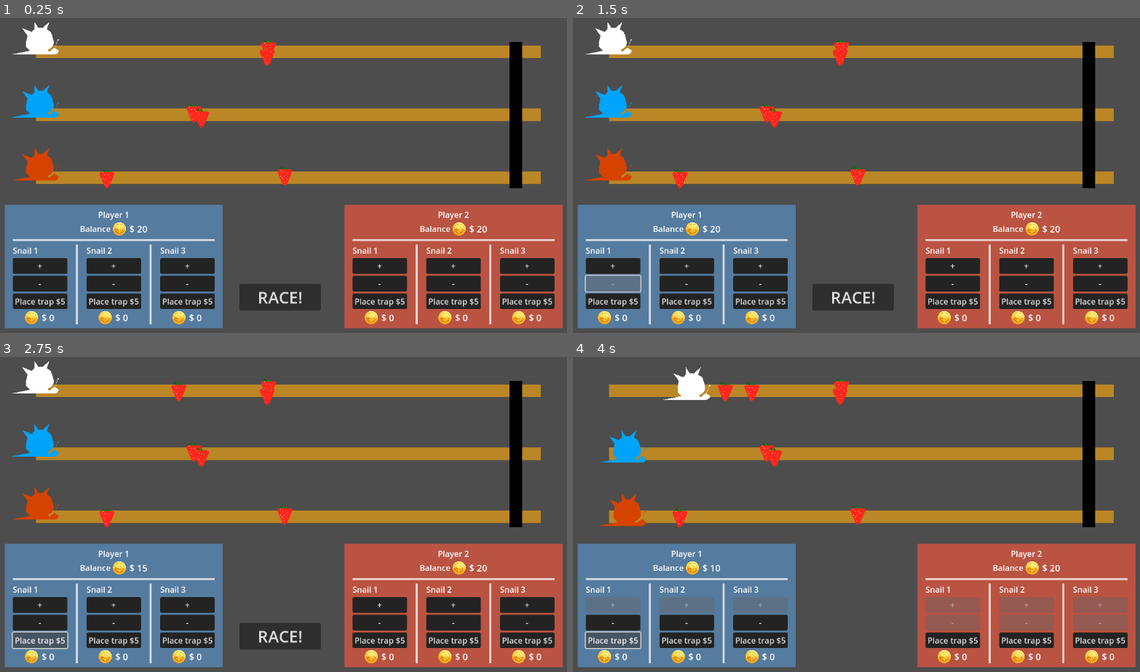
Above: before the commit, frames 1-4 (two rows, left to right).
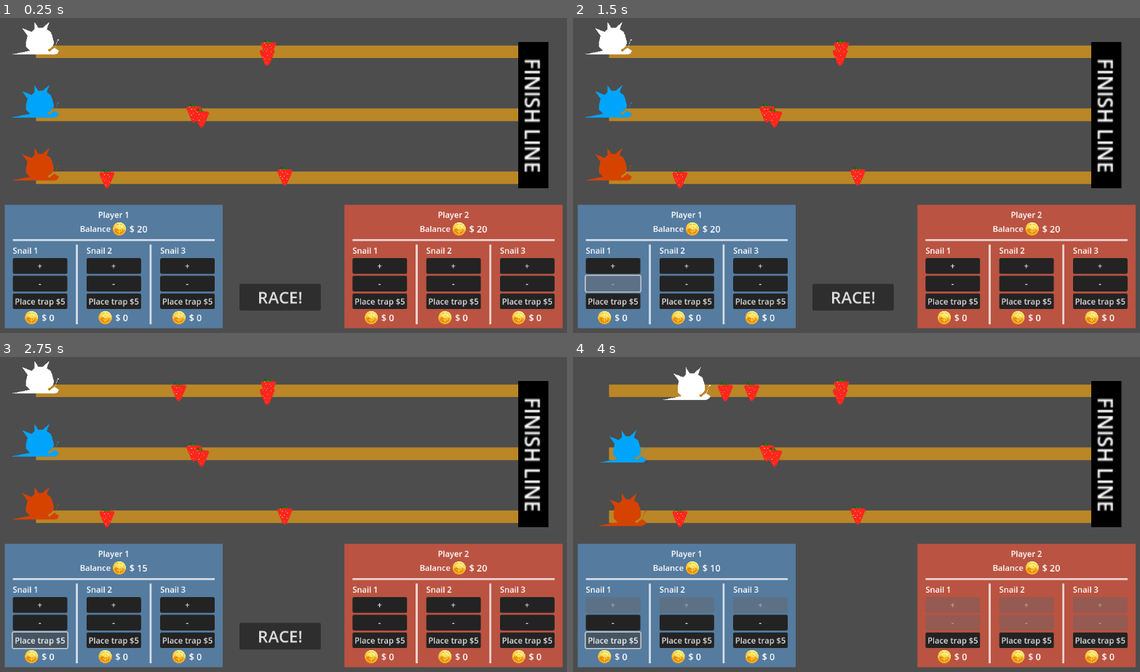
Above: after the commit, the same moments.

Repository: pradoh97/snail-race
Game: Godot game, scene res://level.tscn
The game is run twice, just before and just after one commit, with the same random seed, the same clock (stepped at 60 frames per second) and the same inputs.
Inputs:
- Up to frame 1 (0.25 s): no input
- Up to frame 2 (1.5 s): click "+" at 0.5 s; click "-" at 1.25 s
- Up to frame 3 (2.75 s): click "Place trap $5" at 2 s
- Up to frame 4 (4 s): click "RACE!" at 2.75 s; click "Place trap $5" at 3.5 s

The runs differ from the first frame. In frame 1, 2.8% of the frame differs, in the area x 89-97%, y 7-55%; in frame 2, 2.8%; in frame 3, 2.8%; in frame 4, 2.8%.

Commit message:
Polish finish

Diff:
--- a/finish_line.tscn
+++ b/finish_line.tscn
@@ -18,5 +18,16 @@
 shape = SubResource("RectangleShape2D_5xgho")
 
 [node name="Line2D" type="Line2D" parent="."]
+position = Vector2(14, 0)
+scale = Vector2(2.4, 1)
 points = PackedVector2Array(0, -58, 0, 58)
 texture = SubResource("GradientTexture2D_vonw3")
+
+[node name="Label" type="Label" parent="."]
+offset_left = 25.0
+offset_top = -45.0
+offset_right = 116.0
+offset_bottom = -22.0
+rotation = 1.5707964
+theme_override_font_sizes/font_size = 16
+text = "FINISH LINE"
--- a/level.tscn
+++ b/level.tscn
@@ -49,6 +49,7 @@
 default_color = Color(0.73119575, 0.5272471, 0.15017584, 1)
 
 [node name="FinishLine" parent="RaceTrack" instance=ExtResource("2_oi3di")]
+z_index = 1
 position = Vector2(380, 50)
 
 [node name="FullStop" type="Area2D" parent="RaceTrack"]
